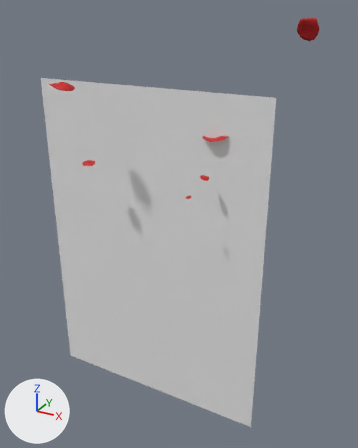
The glTF model models/AR-ERB.glb as it was, and as the next commit left it.
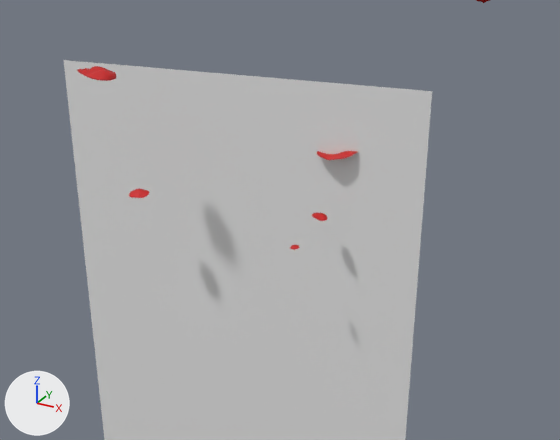
The first picture shows the older version from a 50 mm camera at (2.01, -3.13, 1.94) aimed at (0.31, -0.03, 0.39). The close-ups show the older and then the newer version on the part from 0% to 100% of the width and 9% to 72% of the height of that picture. Only the edits that show in the close-ups are written down. Lighting does not change. The marker at lower left points along +X, +Y and +Z. Where no turn or scale is listed for an object, it has been applied to the vertices.

In view in the first close-up: 'VideoPlane', 'petal1', 'petal2', 'petal3', 'petal4', 'petal6'.
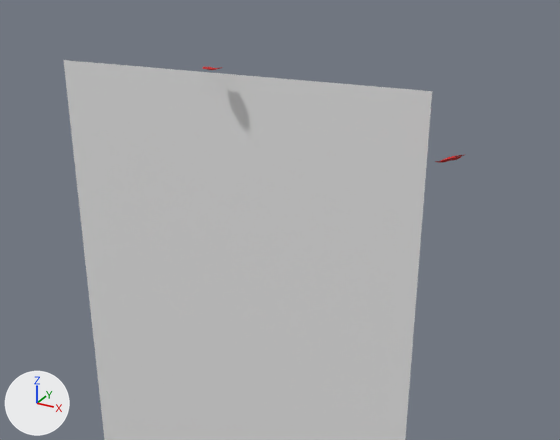
Diff of the bpy script that builds the scene:
```diff
--- a/models/AR-ERB.glb.py
+++ b/models/AR-ERB.glb.py
@@ ob_petal1 @@
 ob_petal1 = bpy.data.objects.new('petal1', me_plane_002)
-ob_petal1.location = (1.188, -0.112, 1.812)
-ob_petal1.rotation_euler = (-1.033, 0.00799, -0.0000123)  # degrees (-59, 0.5, -0)
-ob_petal1.scale = (-0.0761, -0.0761, -0.0761)
+ob_petal1.location = (-0.001, -0.105, 1.44)
+ob_petal1.rotation_euler = (-0.00375, 0.00559, 0.00285)  # degrees (-0.2, 0.3, 0.2)
+ob_petal1.scale = (0.0526, 0.0526, 0.0526)
@@ ob_petal2 @@
 ob_petal2 = bpy.data.objects.new('petal2', me_plane_003)
-ob_petal2.location = (0.579, 0.005, 1.105)
-ob_petal2.rotation_euler = (0.137, 0.214, -1.556)  # degrees (7.8, 12, -89)
-ob_petal2.scale = (0.107, 0.107, 0.107)
+ob_petal2.location = (1.136, -0.154, 1.171)
+ob_petal2.rotation_euler = (0.434, -0.159, -1.796)  # degrees (25, -9.1, -103)
+ob_petal2.scale = (0.0634, 0.0634, 0.0634)
@@ ob_petal3 @@
-ob_petal3 = bpy.data.objects.new('petal3', me_plane_004)
-ob_petal3.location = (-0.38, -0.432, 1.43)
-ob_petal3.rotation_euler = (-0.232, 0.016, -1.769)  # degrees (-13, 0.9, -101)
-ob_petal3.scale = (-0.0903, -0.0903, -0.0903)
@@ ob_petal4 @@
-ob_petal4 = bpy.data.objects.new('petal4', me_plane_005)
-ob_petal4.location = (0.563, -0.126, 0.83)
-ob_petal4.rotation_euler = (-0.104, 0.311, -0.286)  # degrees (-6, 18, -16)
-ob_petal4.scale = (-0.0403, -0.0403, -0.0403)
@@ ob_petal6 @@
-ob_petal6 = bpy.data.objects.new('petal6', me_plane_007)
-ob_petal6.location = (-0.348, -0.261, 0.793)
-ob_petal6.scale = (-0.0546, -0.0546, -0.0546)
```

Boxes [x1, y1, x2, y2] around the edits, measured in the close-ups (560 x 440 px):
'petal3', deleted
    before: [77, 66, 116, 81]
'petal2', moved, turned, rescaled
    before: [317, 151, 357, 160]
    after: [436, 155, 464, 163]
'petal6', deleted
    before: [129, 189, 149, 198]
'petal4', deleted
    before: [312, 213, 328, 221]
'petal1', moved, turned, rescaled
    before: [476, 0, 490, 3]
    after: [203, 67, 222, 70]
